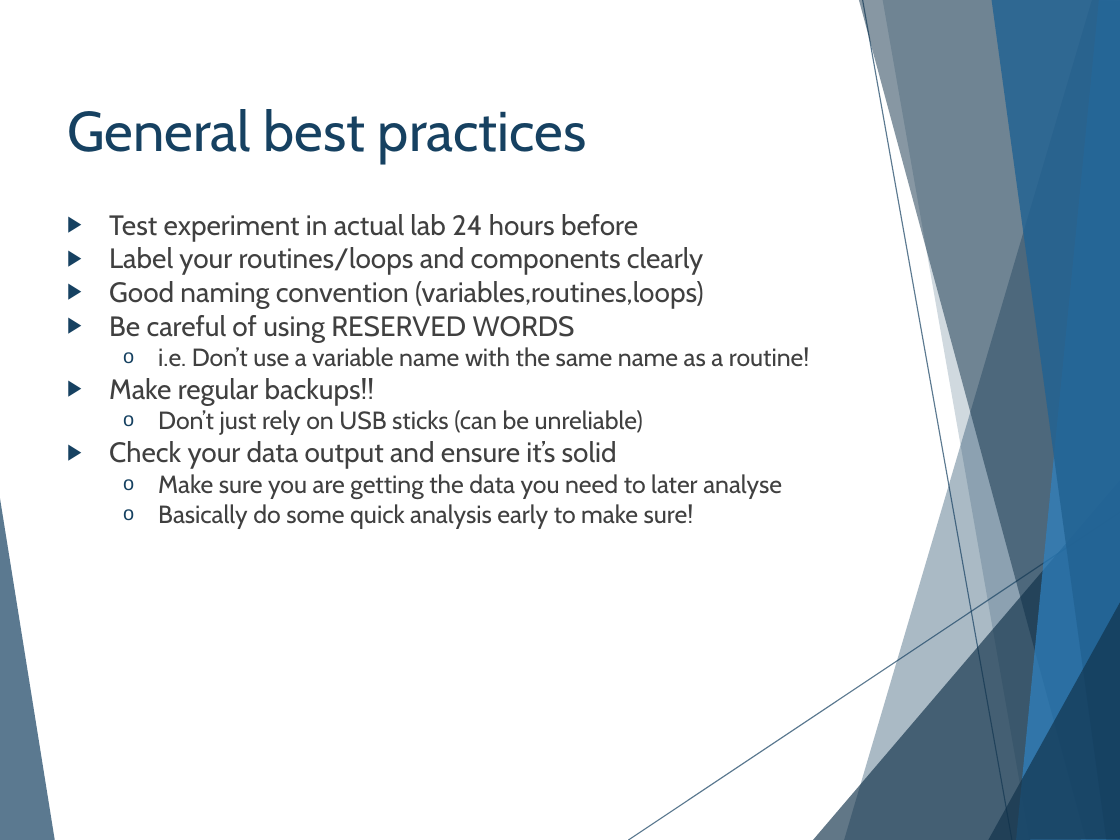
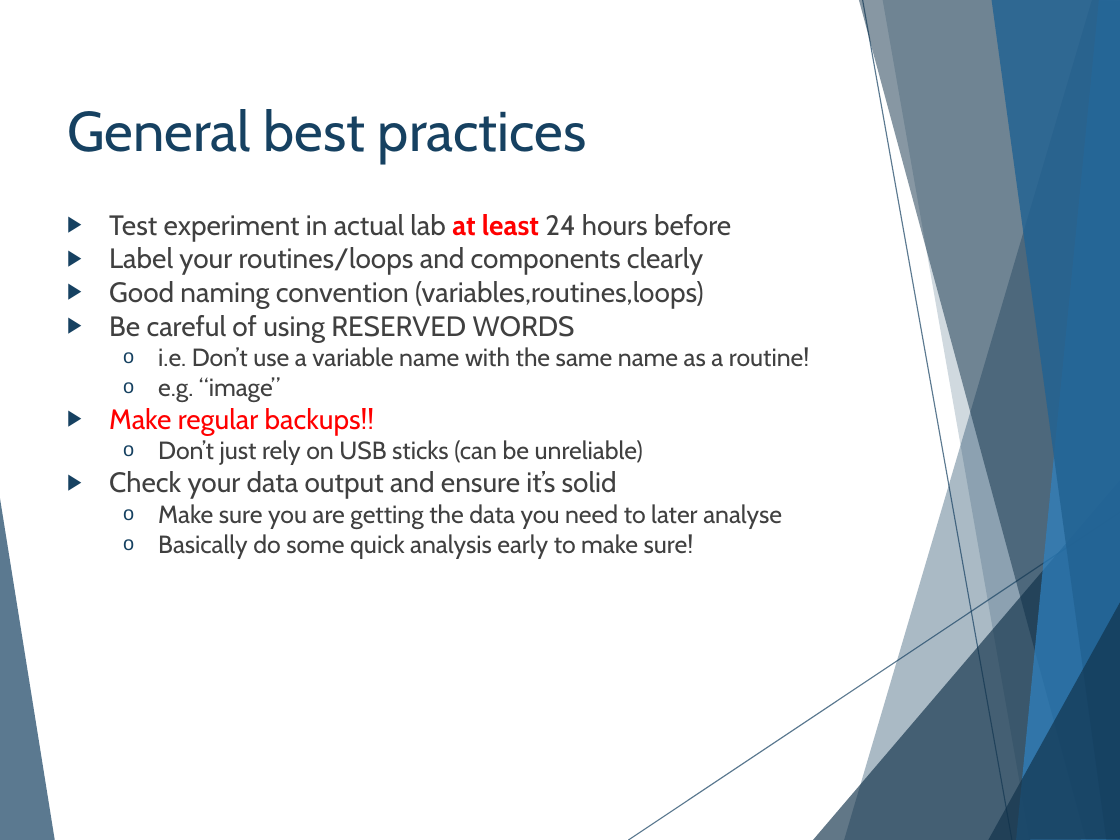
Before and after one commit to hlmpsy/psychopy_training, a slide deck: slide 20 of PsychoPy-Part2/PsychoPy-part2.pptx. Drawn at 1120x840 pixels with LibreOffice and Linux fonts; fonts in the diff are those of the drawing. Boxes give left, top, right and bottom in pixels: in the first picture for what was removed or moved away, otherwise in the second. Text is boxed around its words. In the diff, an @@ line names an element or a change of style, - is before the commit and + after.

```diff
--- a/PsychoPy-Part2/PsychoPy-part2.pptx
+++ b/PsychoPy-Part2/PsychoPy-part2.pptx
@@ text "Test experiment in actual lab ..." at <box>109,214,809,558</box>: text colour #404040 to #FF0000 in "Make regular backups!!" @@
@@ text at <box>109,214,731,241</box>: text changed @@
-▶ Test experiment in actual lab 24 hours before
+▶ Test experiment in actual lab at least 24 hours before
@@ text at <box>158,377,280,401</box>: paragraph added @@
+  o e.g. “image”
```
Also in this commit, not shown: 7 other slides changed, 39 other files.
